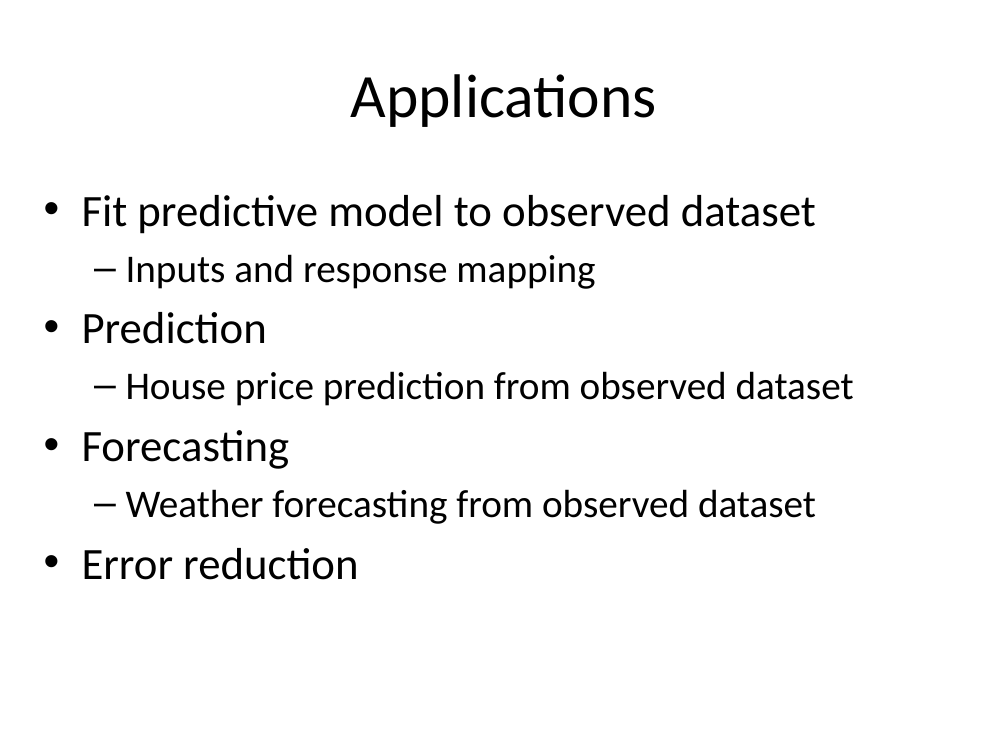
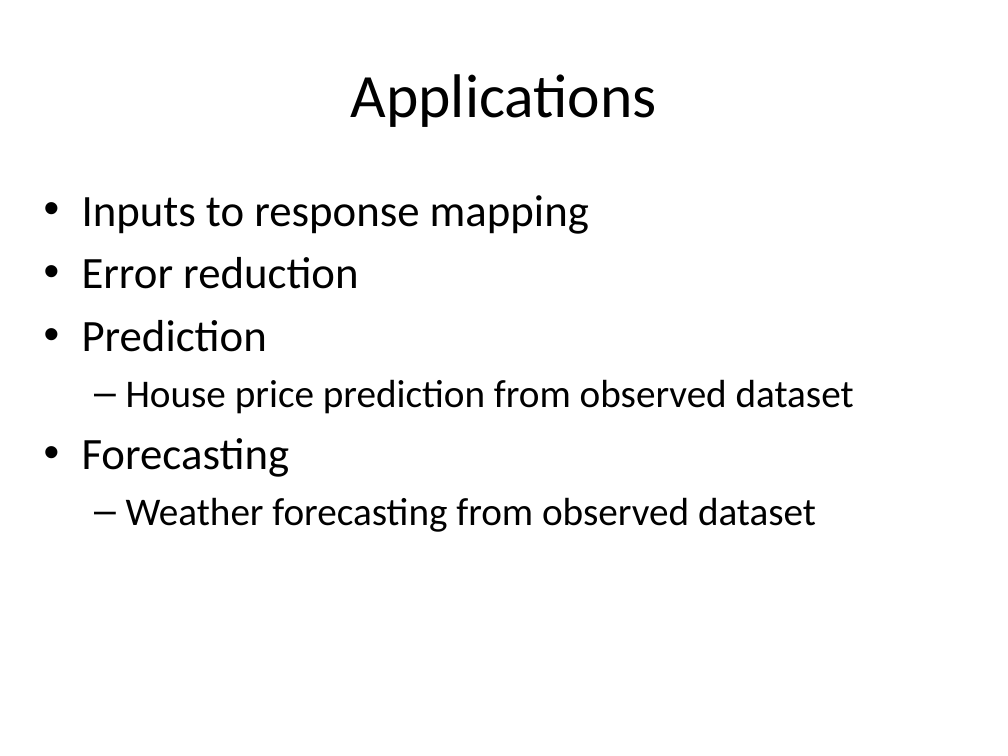
Before and after one commit to look4pritam/ArtificialIntelligence, a slide deck: slide 18 of MachineLearning/LinearRegression/LinearRegression.pptx (slide 17 before the commit). Drawn at 1008x756 pixels with LibreOffice and Linux fonts; fonts in the diff are those of the drawing. Boxes give left, top, right and bottom in pixels: in the first picture for what was removed or moved away, otherwise in the second. Text is boxed around its words. In the diff, an @@ line names an element or a change of style, - is before the commit and + after.

```diff
--- a/MachineLearning/LinearRegression/LinearRegression.pptx
+++ b/MachineLearning/LinearRegression/LinearRegression.pptx
@@ text at box(82, 195, 589, 289): text changed @@
-• Fit predictive model to observed dataset
-  – Inputs and response mapping
+• Inputs to response mapping
+• Error reduction
@@ text at box(82, 548, 358, 580): paragraph removed @@
-• Error reduction
```
Also in this commit, not shown: 4 other slides changed, 2 slides added.
